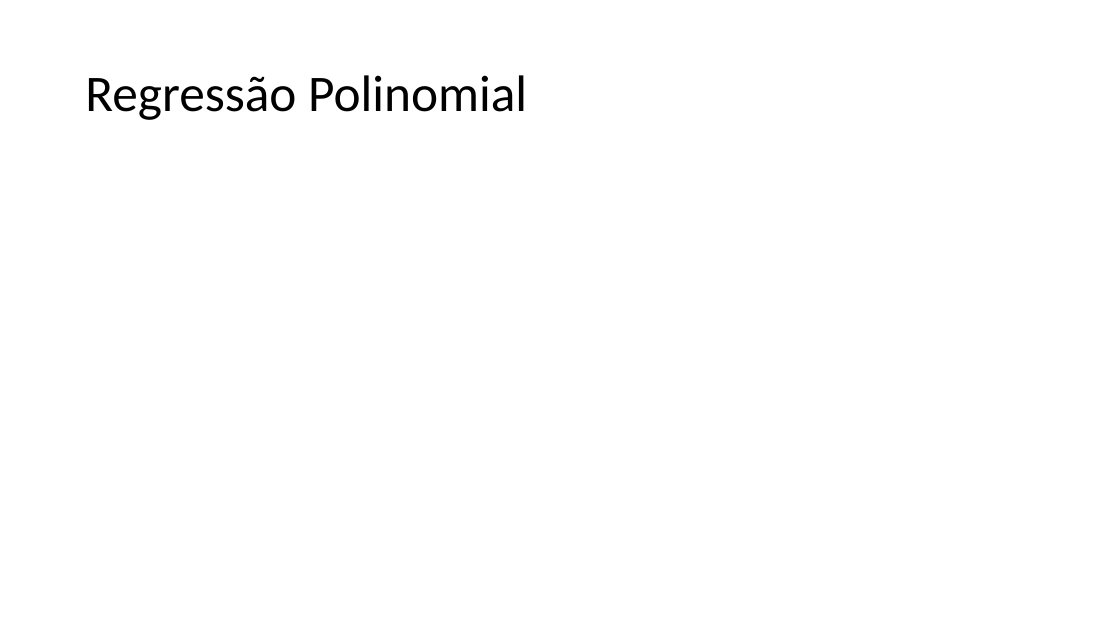
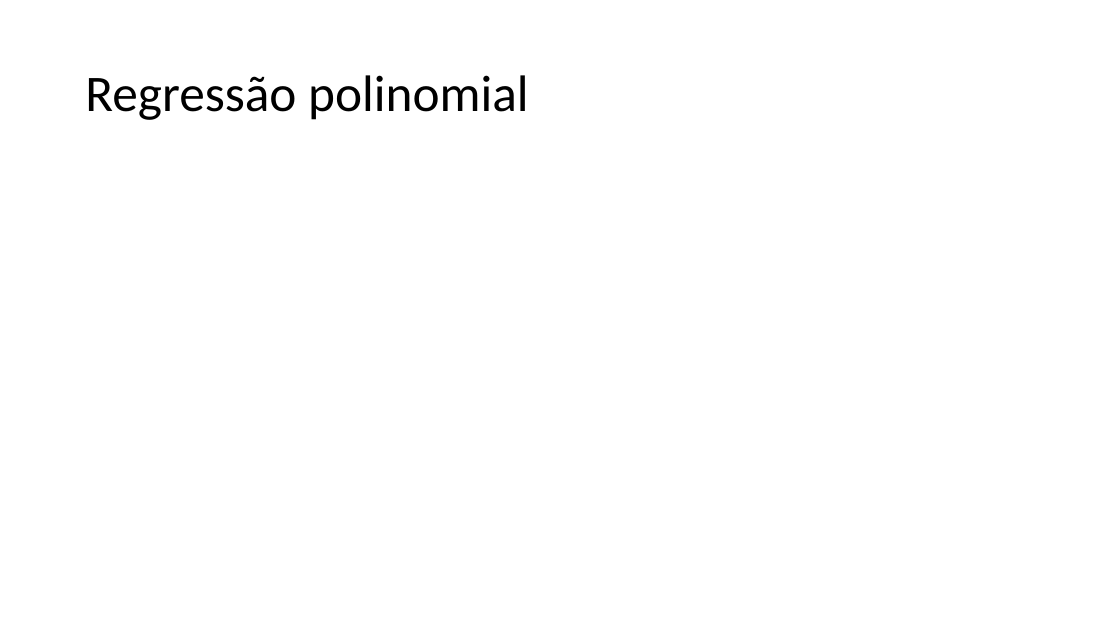
Before and after one commit to zz4fap/t319_aprendizado_de_maquina, a slide deck: slide 15 of slides/T319_Regressão_Linear (Parte IV).pptx. Drawn at 1120x630 pixels with LibreOffice and Linux fonts; fonts in the diff are those of the drawing; grey boxes stand for pictures. Boxes give left, top, right and bottom in pixels: in the first picture for what was removed or moved away, otherwise in the second. Text is boxed around its words. In the diff, an @@ line names an element or a change of style, - is before the commit and + after.

```diff
--- a/slides/T319_Regressão_Linear (Parte IV).pptx
+++ b/slides/T319_Regressão_Linear (Parte IV).pptx
@@ title at (85, 75, 529, 120): text changed @@
-Regressão Polinomial
+Regressão polinomial
```
Also in this commit, not shown: 4 other slides changed, 5 slides added, 1 slide removed, 2 other files.
